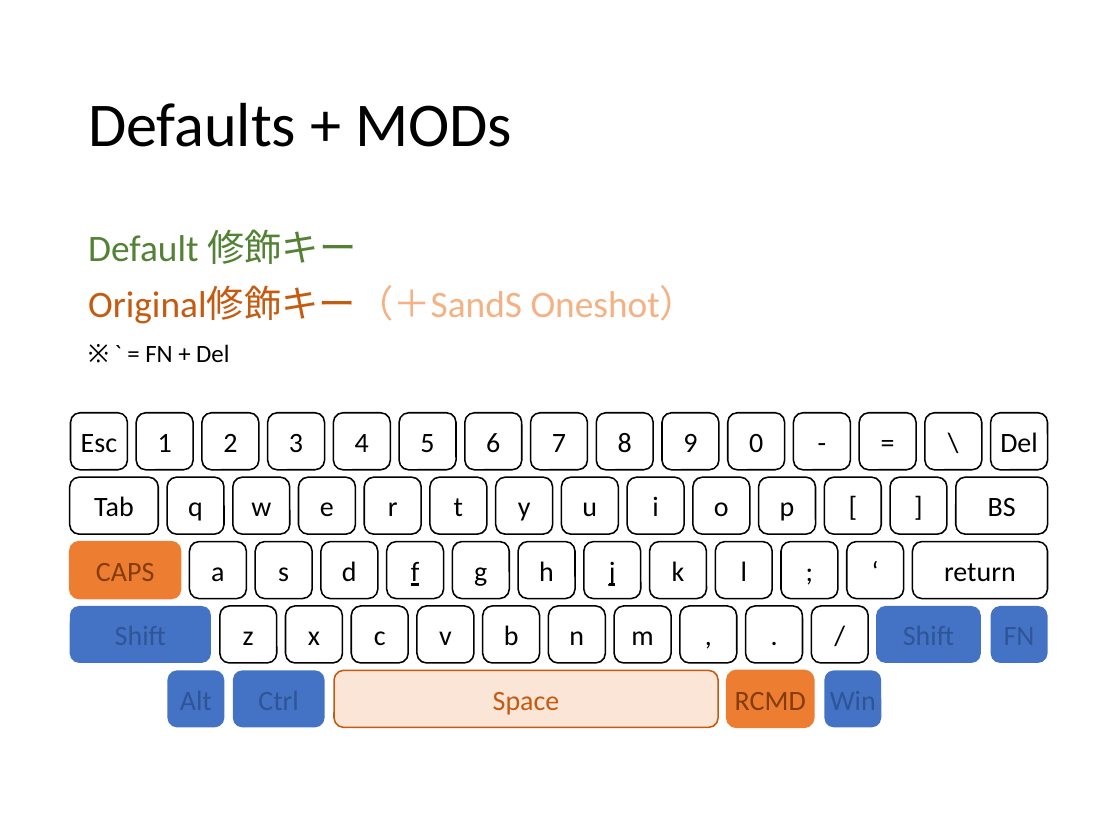
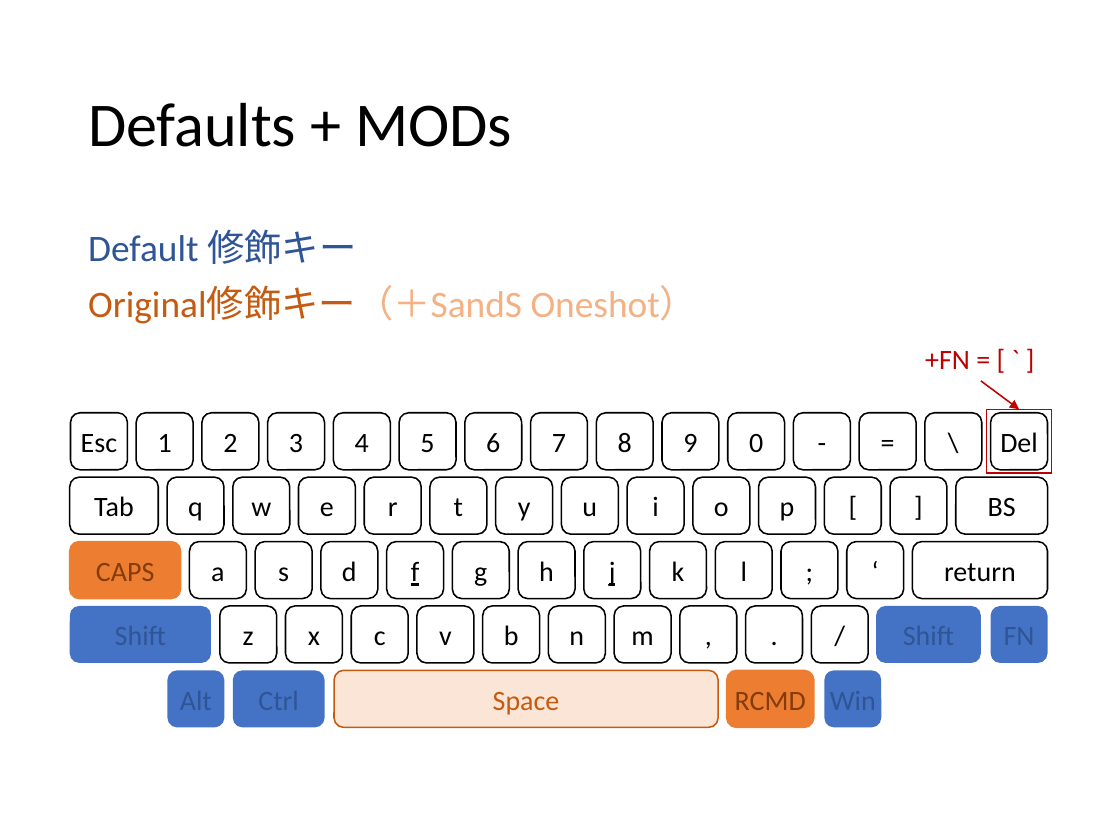
Before and after one commit to ittooo66/myAHK, a slide deck: slide 3 of MANUAL.pptx. Drawn at 1120x840 pixels with LibreOffice and Linux fonts; fonts in the diff are those of the drawing. Boxes give left, top, right and bottom in pixels: in the first picture for what was removed or moved away, otherwise in the second. Text is boxed around its words. In the diff, an @@ line names an element or a change of style, - is before the commit and + after.

```diff
--- a/MANUAL.pptx
+++ b/MANUAL.pptx
@@ text at bbox=[88, 229, 356, 264]: text colour #548235 to #2F5597 in "Default 修飾キー" @@
@@ text at bbox=[145, 344, 229, 362]: paragraph removed @@
-※ ` = FN + Del
@@ text added at bbox=[925, 351, 970, 369], 18 pt, text #C00000 @@
++FN = [ ` ]
@@ arrow added from (981, 381) to (1019, 409), #C00000 1 pt @@
@@ rectangle added at bbox=[987, 409, 1052, 473], outline #C00000 1 pt @@
```
Also in this commit, not shown: 4 other slides changed.
